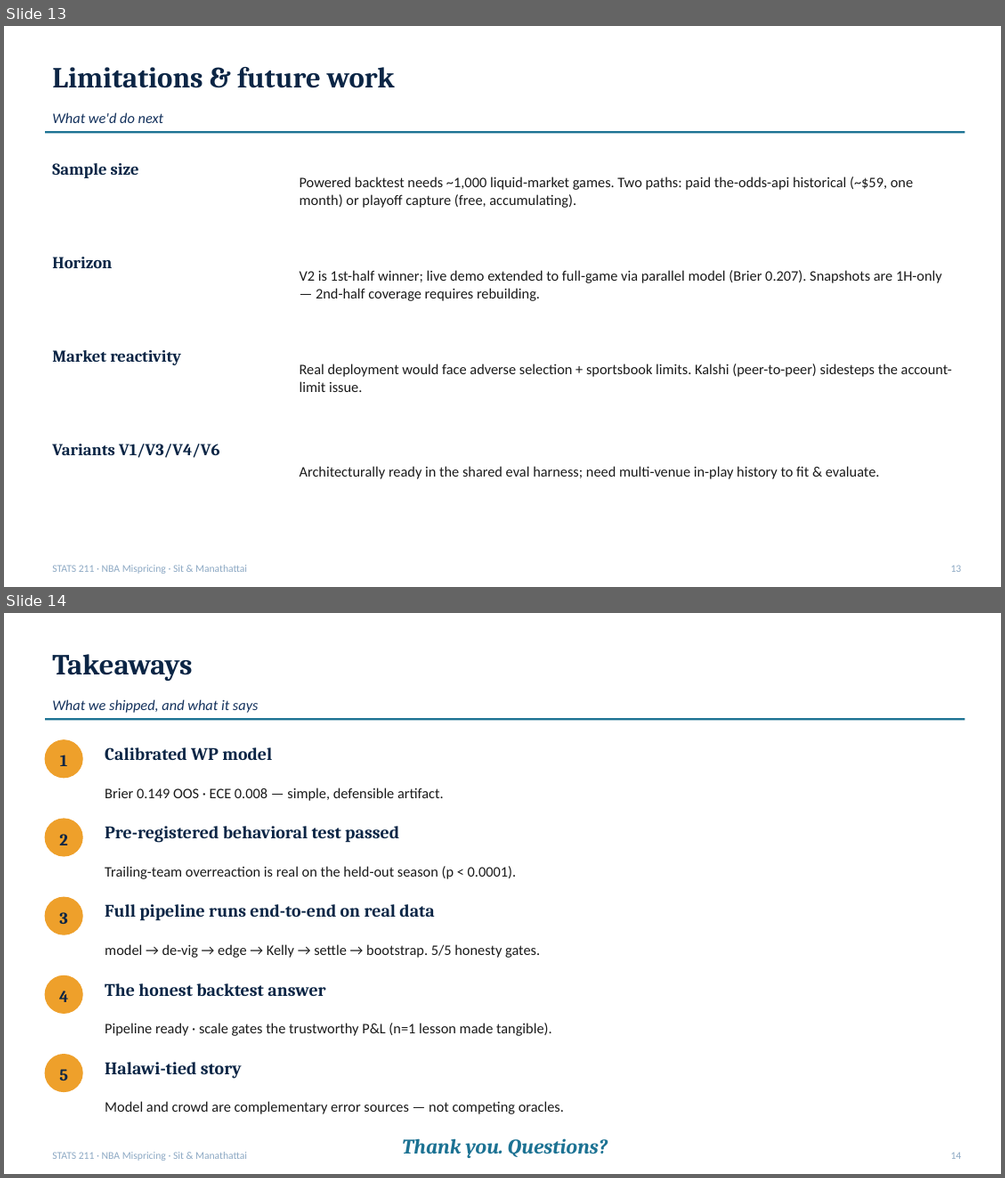
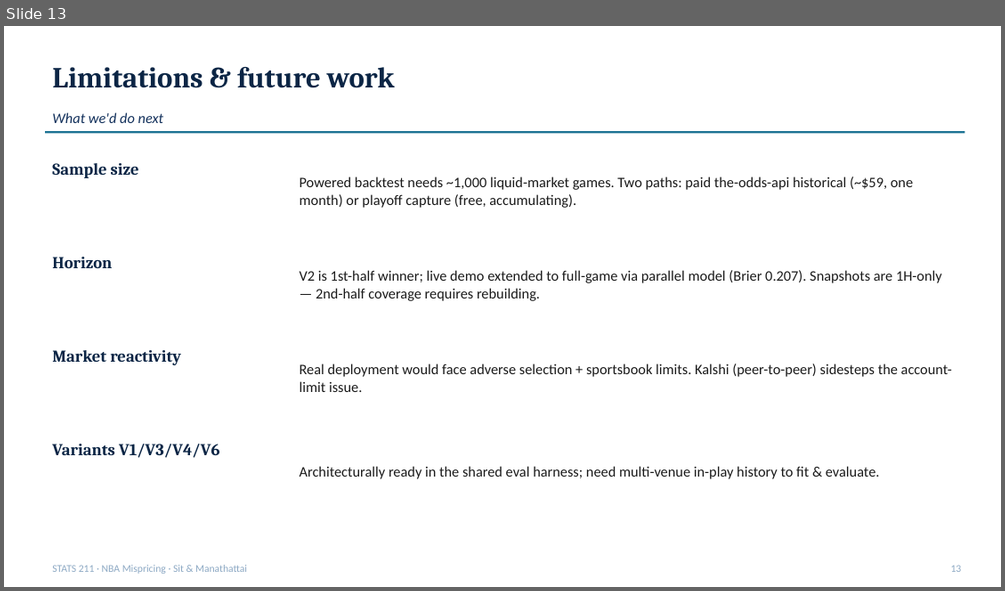
Before and after one commit to ivan-sit/live-nba-market-mispricing-detection, a slide deck: slides/final_deck.pptx. Shown one above the other, each under a label of ours: slides 13 and 14 before the commit, slide 13 after it. The pictures are 1005x1178 and 1005x591 pixels, drawn with LibreOffice and Linux fonts; fonts in the diff are those of the drawing. Boxes give left, top, right and bottom in pixels: in the first picture for what was removed or moved away, otherwise in the second. Text is boxed around its words. In the diff, an @@ line names an element or a change of style, - is before the commit and + after.

```diff
--- a/slides/final_deck.pptx
+++ b/slides/final_deck.pptx
@@ slide 14 removed at <box>4,613,1001,1174</box>, background #FFFFFF @@
@@ text removed at <box>52,654,192,681</box> @@
-Takeaways
@@ line removed from (45, 719) to (965, 719) @@
@@ text removed at <box>52,699,258,713</box> @@
-What we shipped, and what it says
@@ ellipse removed at <box>45,740,82,778</box> @@
@@ text removed at <box>60,755,68,766</box> @@
-1
@@ text removed at <box>105,747,272,760</box> @@
-Calibrated WP model
@@ text removed at <box>105,787,444,801</box> @@
-Brier 0.149 OOS · ECE 0.008 — simple, defensible artifact.
@@ ellipse removed at <box>45,819,82,856</box> @@
@@ text removed at <box>105,826,399,843</box> @@
-Pre-registered behavioral test passed
@@ text removed at <box>59,834,67,845</box> @@
-2
@@ text removed at <box>105,866,517,879</box> @@
-Trailing-team overreaction is real on the held-out season (p < 0.0001).
@@ ellipse removed at <box>45,897,82,934</box> @@
@@ text removed at <box>105,904,434,921</box> @@
-Full pipeline runs end-to-end on real data
@@ text removed at <box>59,912,67,924</box> @@
-3
@@ text removed at <box>105,944,540,957</box> @@
-model → de-vig → edge → Kelly → settle → bootstrap. 5/5 honesty gates.
@@ ellipse removed at <box>45,976,82,1013</box> @@
@@ text removed at <box>105,983,325,996</box> @@
-The honest backtest answer
@@ text removed at <box>59,990,68,1002</box> @@
-4
@@ text removed at <box>105,1022,552,1036</box> @@
-Pipeline ready · scale gates the trustworthy P&L (n=1 lesson made tangible).
@@ ellipse removed at <box>45,1054,82,1092</box> @@
@@ text removed at <box>105,1062,242,1078</box> @@
-Halawi-tied story
@@ text removed at <box>59,1069,68,1080</box> @@
-5
@@ text removed at <box>105,1101,564,1114</box> @@
-Model and crowd are complementary error sources — not competing oracles.
@@ text removed at <box>402,1138,607,1158</box> @@
-Thank you. Questions?
@@ text removed at <box>52,1151,247,1160</box> @@
-STATS 211 · NBA Mispricing · Sit & Manathattai
@@ text removed at <box>951,1151,962,1159</box> @@
-14
```
Also in this commit, not shown: 1 slide changed, 1 slide added, 2 other files.
